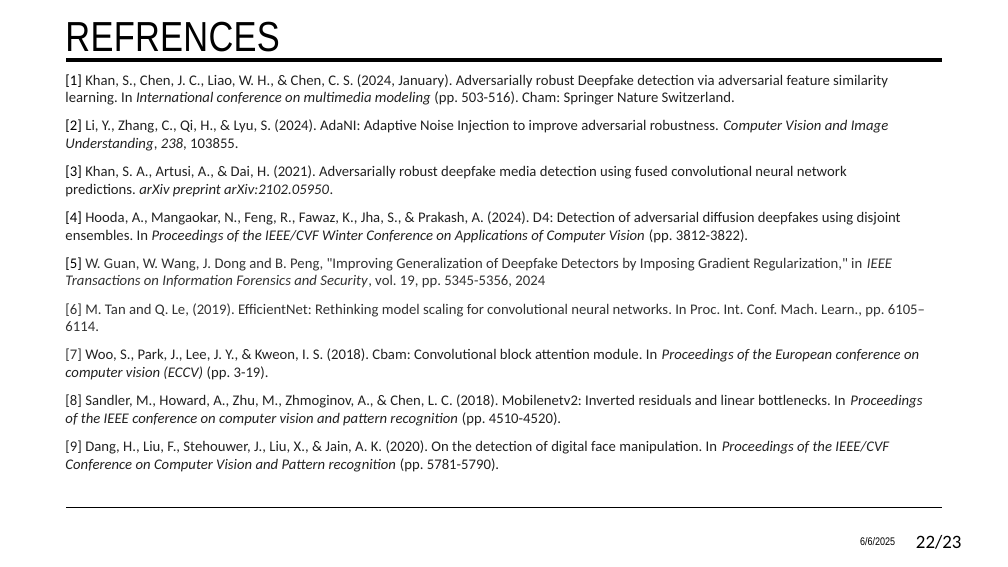
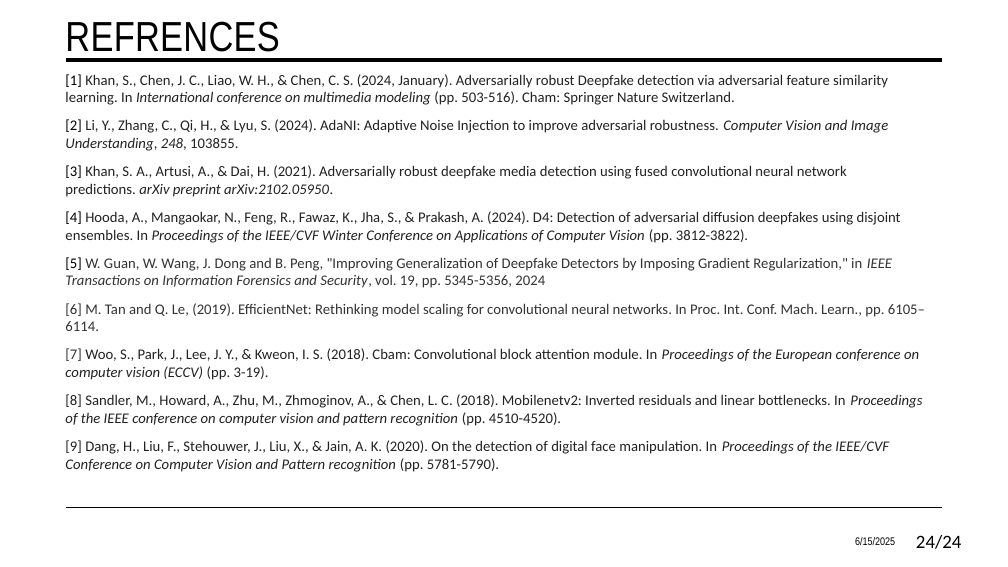
Before and after one commit to Andrea-Caminiti/Improving-Robustness-of-Deepfake-Detectors-through-Gradient-Regularization, a slide deck: slide 24 of Improving Robustness of Deepfake Detectors through Gradient Regularization.pptx (slide 22 before the commit). Drawn at 1008x567 pixels with LibreOffice and Linux fonts; fonts in the diff are those of the drawing. Boxes give left, top, right and bottom in pixels: in the first picture for what was removed or moved away, otherwise in the second. Text is boxed around its words. In the diff, an @@ line names an element or a change of style, - is before the commit and + after.

```diff
--- a/Improving Robustness of Deepfake Detectors through Gradient Regularization.pptx
+++ b/Improving Robustness of Deepfake Detectors through Gradient Regularization.pptx
@@ text at [65,119,889,151]: text changed @@
-[2] Li, Y., Zhang, C., Qi, H., & Lyu, S. (2024). AdaNI: Adaptive Noise Injection to improve adversarial robustness. Computer Vision and Image Understanding, 238, 103855.
+[2] Li, Y., Zhang, C., Qi, H., & Lyu, S. (2024). AdaNI: Adaptive Noise Injection to improve adversarial robustness. Computer Vision and Image Understanding, 248, 103855.
@@ text at [855,537,895,545]: text changed @@
-6/6/2025
+6/15/2025
@@ page number at [916,535,962,549]: text changed @@
-22/23
+24/24
```
Also in this commit, not shown: 21 other slides changed, 2 slides added.
